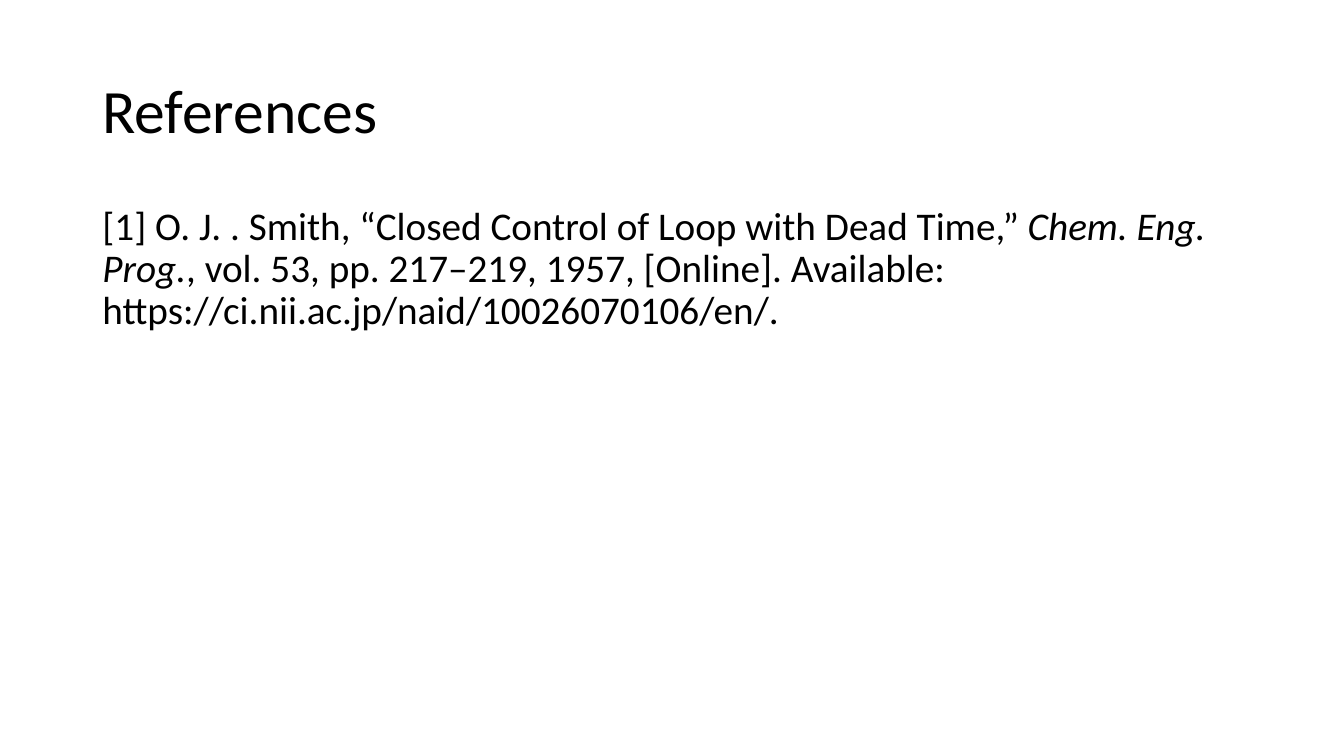
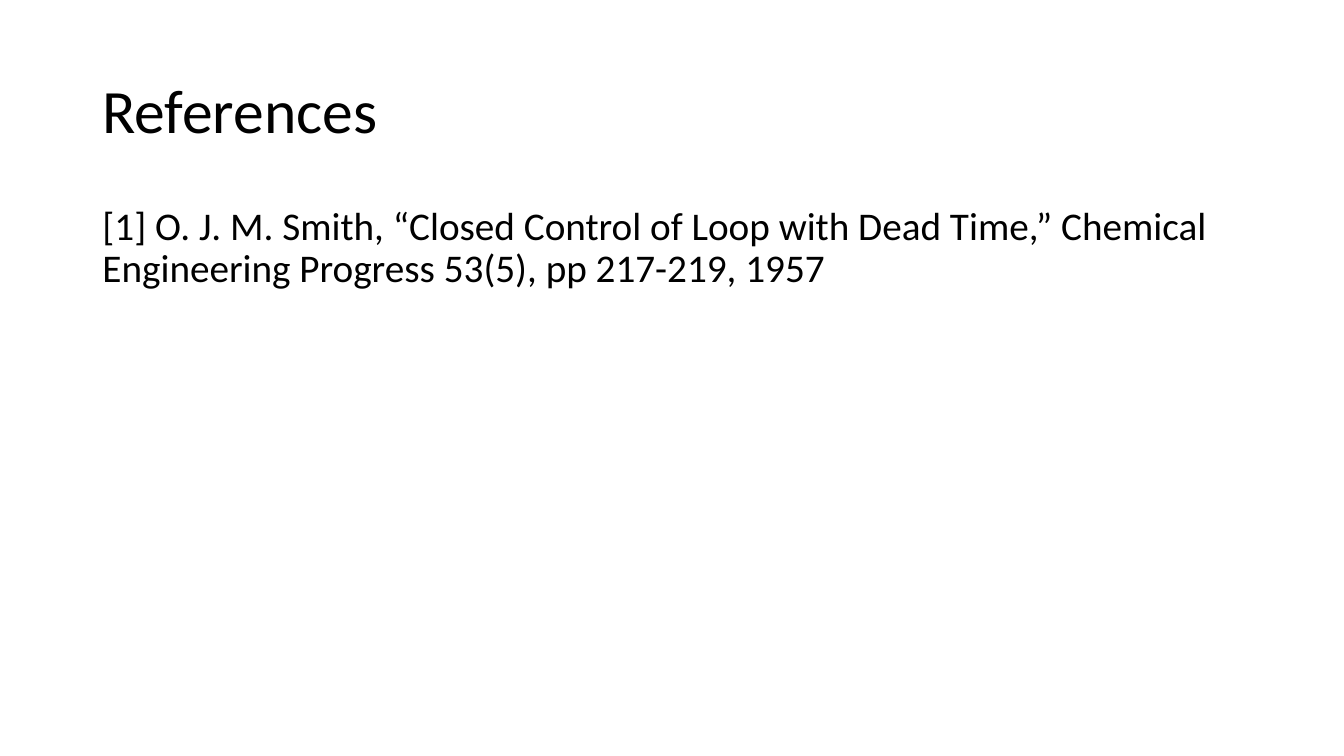
Before and after one commit to auralius/up_temperature_control_device, a slide deck: slide 6 of Activities/Presentations/Smith Predictor.pptx. Drawn at 1344x756 pixels with LibreOffice and Linux fonts; fonts in the diff are those of the drawing. Boxes give left, top, right and bottom in pixels: in the first picture for what was removed or moved away, otherwise in the second. Text is boxed around its words. In the diff, an @@ line names an element or a change of style, - is before the commit and + after.

Commit message:
Updated the Smith Predictor

```diff
--- a/Activities/Presentations/Smith Predictor.pptx
+++ b/Activities/Presentations/Smith Predictor.pptx
@@ text at (102, 211, 1206, 289): text changed @@
-[1] O. J. . Smith, “Closed Control of Loop with Dead Time,” Chem. Eng. Prog., vol. 53, pp. 217–219, 1957, [Online]. Available: https://ci.nii.ac.jp/naid/10026070106/en/.
+[1] O. J. M. Smith, “Closed Control of Loop with Dead Time,” Chemical Engineering Progress 53(5), pp 217-219, 1957
```
Also in this commit, not shown: 2 other slides changed.
